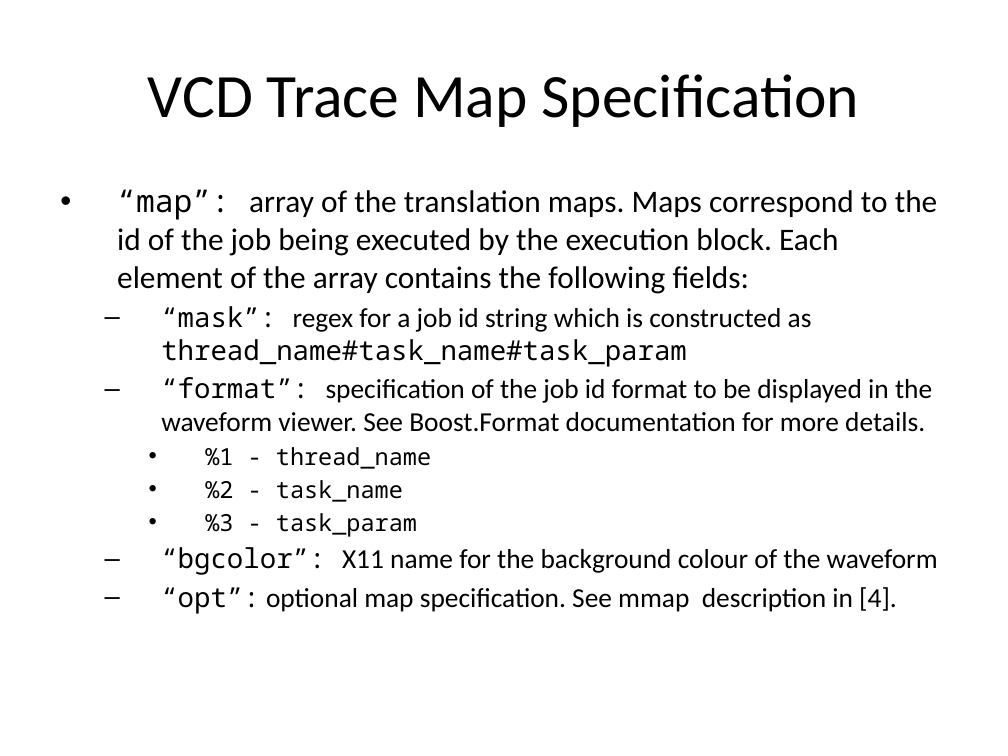
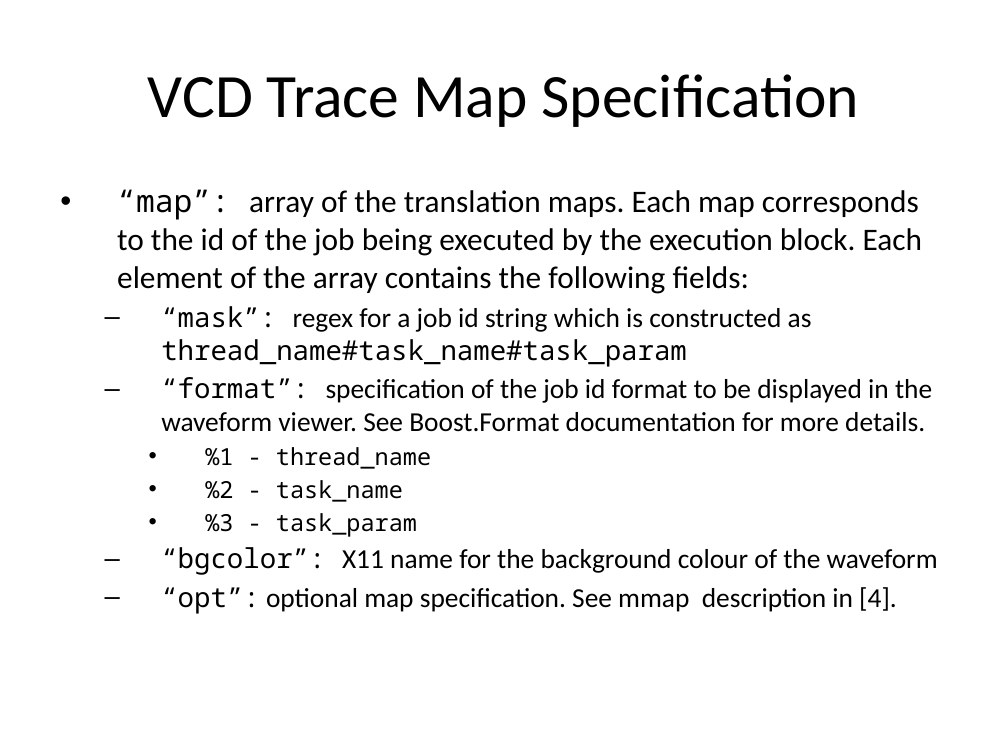
Before and after one commit to timurkelin/simschd, a slide deck: slide 28 of doc/simschd.pptx. Drawn at 1008x756 pixels with LibreOffice and Linux fonts; fonts in the diff are those of the drawing; background and template pictures are left out. Boxes give left, top, right and bottom in pixels: in the first picture for what was removed or moved away, otherwise in the second. Text is boxed around its words. In the diff, an @@ line names an element or a change of style, - is before the commit and + after.

```diff
--- a/doc/simschd.pptx
+++ b/doc/simschd.pptx
@@ text at (117, 189, 923, 294): text changed @@
-• “map”: array of the translation maps. Maps correspond to the id of the job being executed by the execution block. Each element of the array contains the following fields:
+• “map”: array of the translation maps. Each map corresponds to the id of the job being executed by the execution block. Each element of the array contains the following fields:
```
Also in this commit, not shown: 3 other slides changed, 1 other file.
